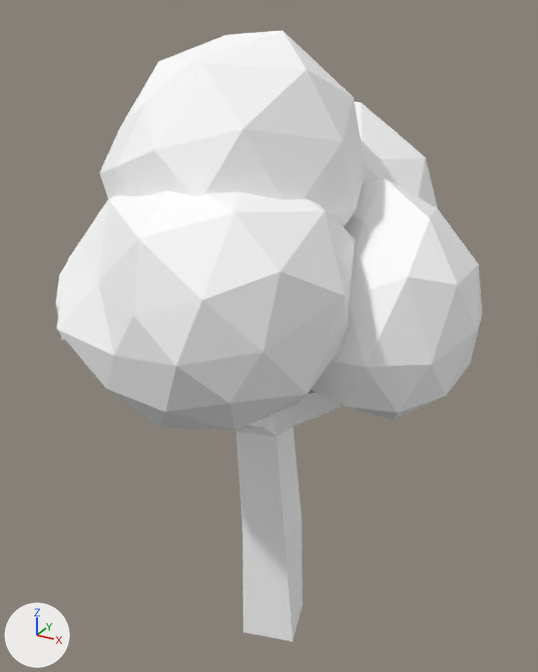
One commit to the FBX model Models/nature/f_long_oak_tree3.fbx: the scene before it, then after it.
Camera for both pictures: a camera (50 mm lens) standing at (10.6, -19.7, 21.8) and looking at (-0.6, 0.7, 11.6). The axes (+X, +Y, +Z) are drawn at lower left. The lights are the same throughout.

Before the edit, the objects in view are built like this:
```python
mat_oaktreeleaf_003 = principled_material('OakTreeLeaf.003')
mat_oaktreeleaf_003.base_color = (1.0, 1.0, 1.0)  # white #ffffff
mat_oaktreeleaf_003.roughness = 0.693
mat_oaktreetrunk_003 = principled_material('OakTreeTrunk.003')
mat_oaktreetrunk_003.base_color = (1.0, 1.0, 1.0)  # white #ffffff
mat_oaktreetrunk_003.roughness = 0.693
me_icosphere_001 = bpy.data.meshes.new('Icosphere.001')
me_icosphere_001.from_pydata(...)  # 352 vertices, 578 faces; spans x -7.5..6.3, y -6.8..7.4, z -0.1..21.3
# faces by material slot: [480, 98]
me_icosphere_001.materials.append(mat_oaktreeleaf_003)  # white #ffffff
me_icosphere_001.materials.append(mat_oaktreetrunk_003)  # white #ffffff
ob_oaktree3 = bpy.data.objects.new('OakTree3', me_icosphere_001)
ob_oaktree3.location = (0.0, 0.0, 0.0)
```
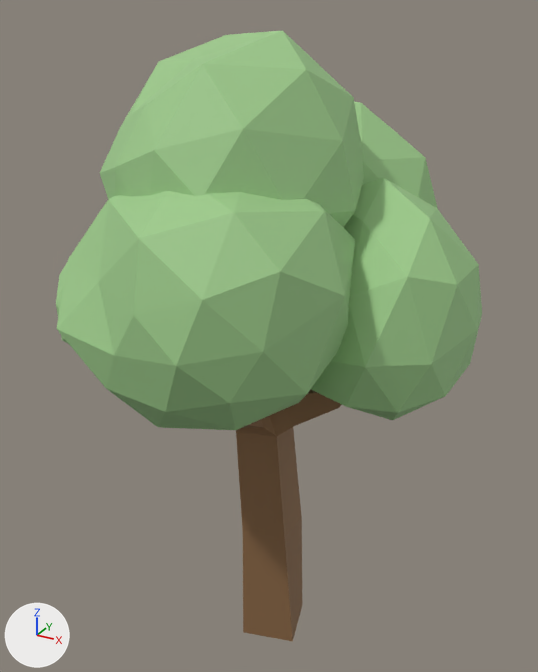
The change, as a list of edits to the scene's bpy script:
```text
Change mat_oaktreeleaf_003:
    mat_oaktreeleaf_003.base_color: (1.0, 1.0, 1.0) -> (0.34, 0.593, 0.257)  # white #ffffff -> green #9eca8b
Change mat_oaktreetrunk_003:
    mat_oaktreetrunk_003.base_color: (1.0, 1.0, 1.0) -> (0.246, 0.131, 0.056)  # white #ffffff -> brown #886543
```

Location of each change, [x1, y1, x2, y2] in pixels of the pictures (538 x 672 px):
'OakTree3', recoloured (white to green)
    both: [56, 30, 482, 641]
